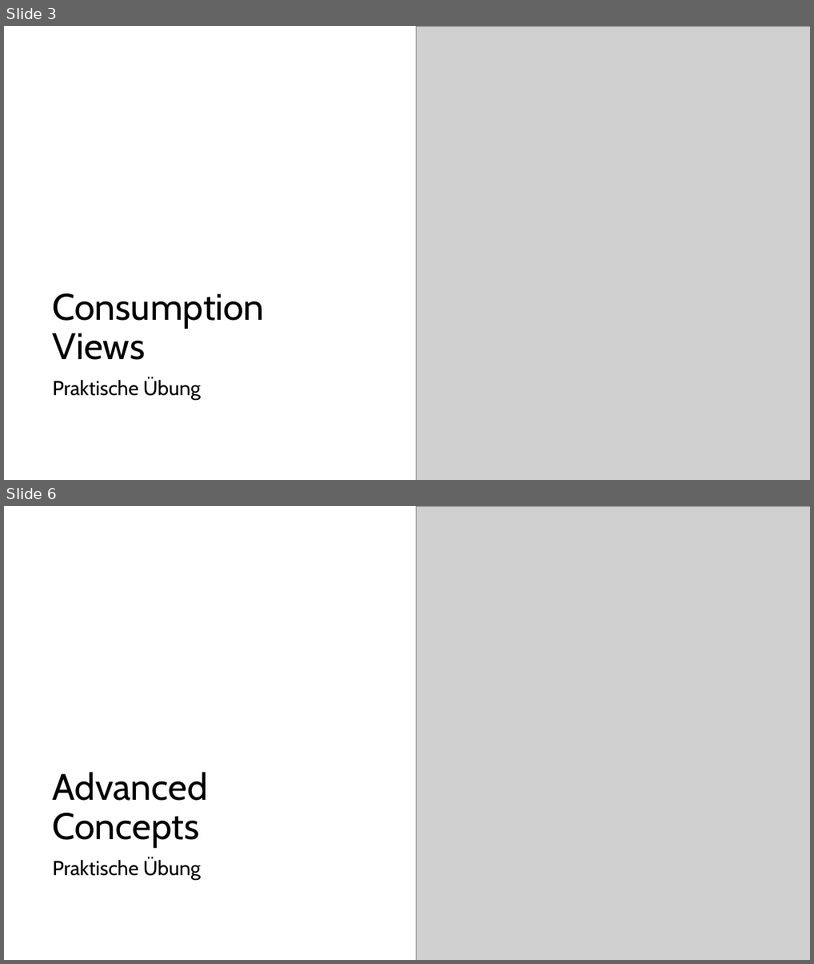
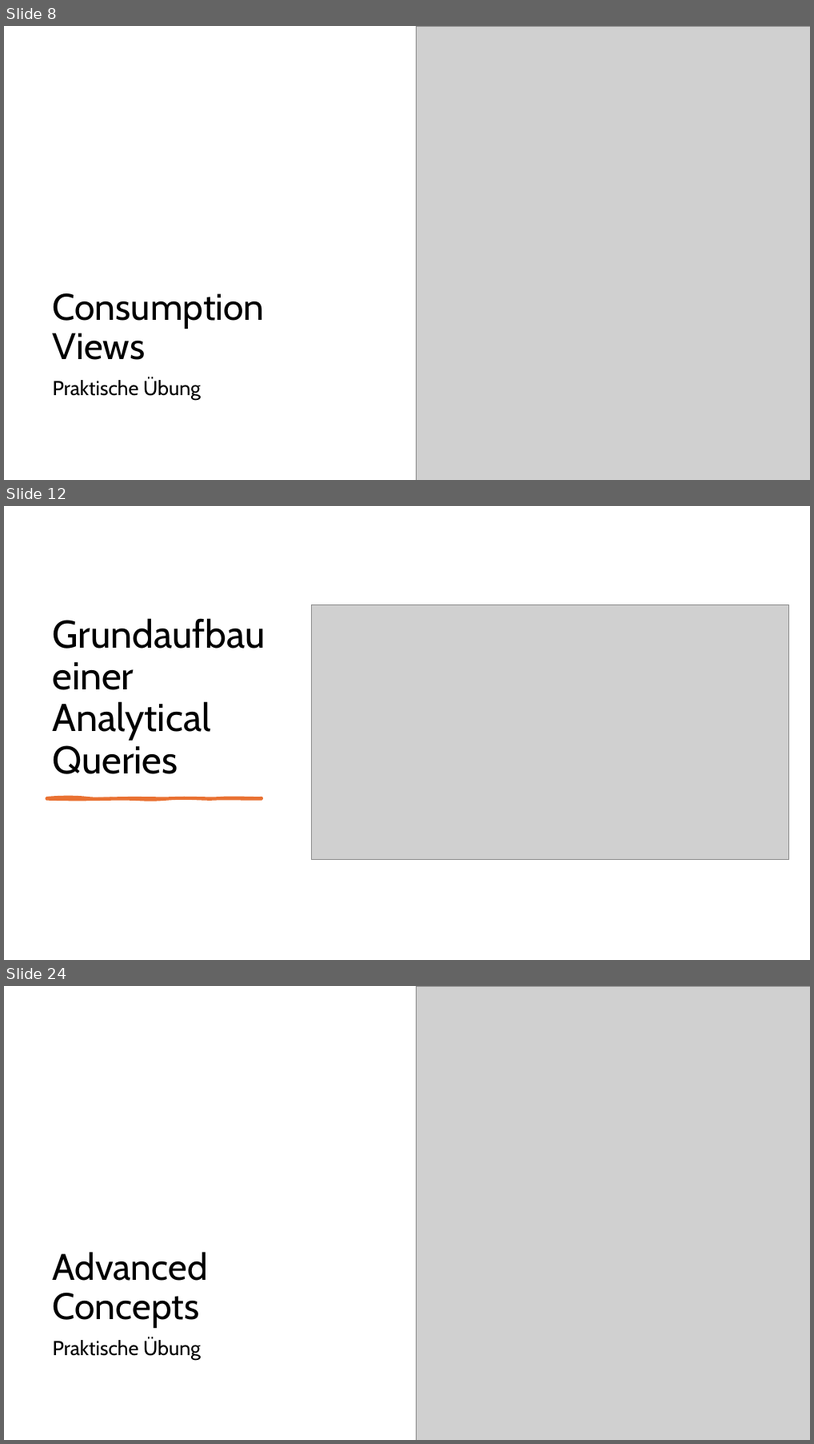
Before and after one commit to DevelopmentBvise/Schulung, a slide deck: CDS presentation/Tag2_Data Modeling with Core Data Services.pptx. Shown one above the other, each under a label of ours: slides 3 and 6 before the commit, slides 8, 12 and 24 after it; the slides between them are not shown. The pictures are 814x964 and 814x1444 pixels, drawn with LibreOffice and Linux fonts; fonts in the diff are those of the drawing; grey boxes stand for pictures. Boxes give left, top, right and bottom in pixels: in the first picture for what was removed or moved away, otherwise in the second. Text is boxed around its words. In the diff, an @@ line names an element or a change of style, - is before the commit and + after.

```diff
--- a/CDS presentation/Tag2_Data Modeling with Core Data Services.pptx
+++ b/CDS presentation/Tag2_Data Modeling with Core Data Services.pptx
@@ slide 12 added at box(4, 506, 810, 960), background #FFFFFF @@
@@ title added at box(52, 618, 265, 774), 46 pt, text #000000 @@
+Grundaufbau einer Analytical Queries
@@ picture added at box(312, 604, 790, 859) @@
@@ freeform shape added at box(46, 797, 262, 799), fill #E97132, outline #E97132 3 pt @@
@@ what was slide 3 is now slide 8 @@
@@ what was slide 6 is now slide 24 @@
```
Also in this commit, not shown: 1 slide changed, 28 other slides added, 4 slides removed, 4 other files.
